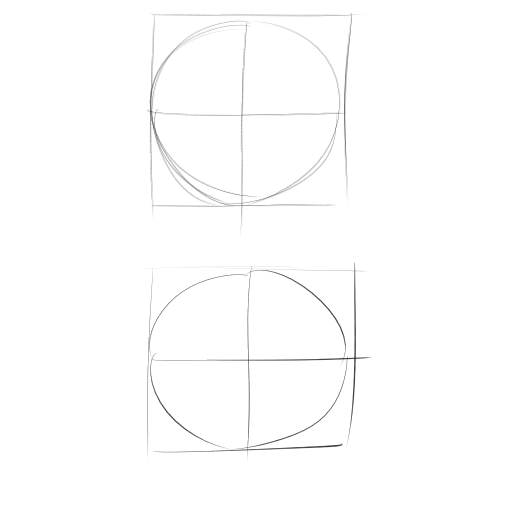
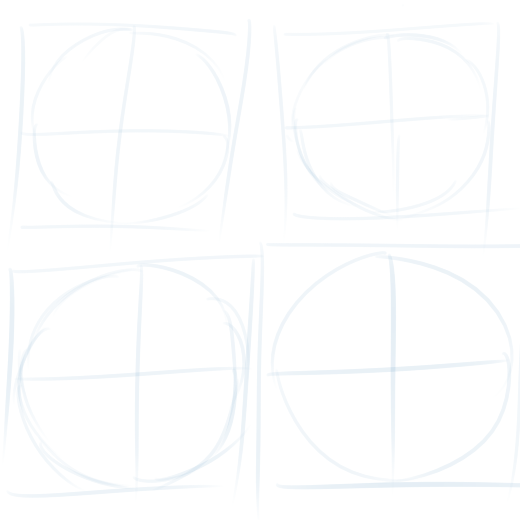
Revision of a layered 520x520 image; what changed, layer by layer:
removed layer "5thtry" over [left=128, top=12, right=384, bottom=512]
added layer "Paint Layer 6" above "Paint Layer 5" over [left=9, top=13, right=320, bottom=256]
added layer "Paint Layer 5" above "Paint Layer 4" over [left=256, top=5, right=520, bottom=320]
added layer "Paint Layer 4" above "Paint Layer 3" over [left=3, top=192, right=320, bottom=512]
added layer "Paint Layer 3" above "Paint Layer 2" over [left=192, top=192, right=520, bottom=519]
